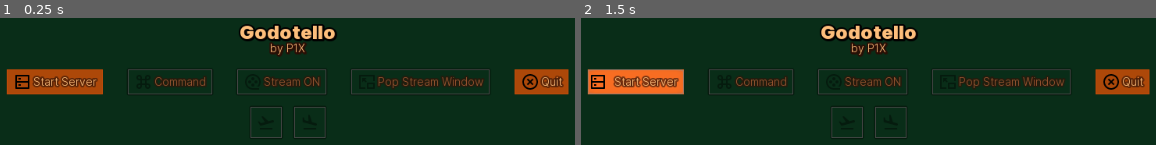
Above: before the commit, frames 1-2 (left to right).
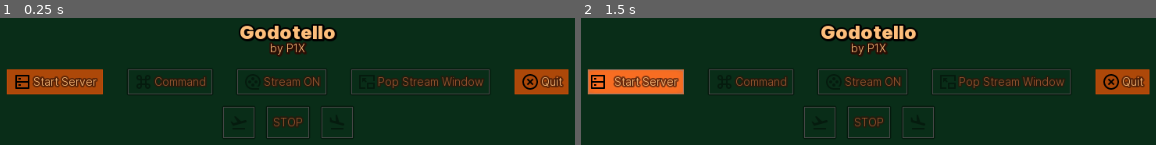
Above: after the commit, the same moments.

Repository: w84death/godotello
Game: Godot game, scene res://main.tscn
The game is run twice, just before and just after one commit, with the same random seed, the same clock (stepped at 60 frames per second) and the same inputs.
Inputs:
- Up to frame 1 (0.25 s): no input
- Up to frame 2 (1.5 s): tap Enter at 0.5 s; click "Start Server" at 1.25 s

The runs differ from the first frame. In frame 1, 0.8% of the frame differs, in the area x 38-62%, y 70-95%; in frame 2, 0.8%.

Commit message:
added stop (hoover) functionality

Diff:
--- a/main.tscn
+++ b/main.tscn
@@ -108,7 +108,6 @@
 icon = ExtResource( 8 )
 
 [node name="auto" type="HBoxContainer" parent="main"]
-editor/display_folded = true
 margin_top = 128.0
 margin_right = 1024.0
 margin_bottom = 168.0
@@ -117,16 +116,23 @@
 alignment = 1
 
 [node name="btn_takeoff" type="Button" parent="main/auto"]
-margin_left = 464.0
-margin_right = 504.0
+margin_left = 429.0
+margin_right = 469.0
 margin_bottom = 40.0
 rect_min_size = Vector2( 40, 40 )
 disabled = true
 icon = ExtResource( 9 )
 
+[node name="btn_stop" type="Button" parent="main/auto"]
+margin_left = 485.0
+margin_right = 539.0
+margin_bottom = 40.0
+disabled = true
+text = "STOP"
+
 [node name="btn_land" type="Button" parent="main/auto"]
-margin_left = 520.0
-margin_right = 560.0
+margin_left = 555.0
+margin_right = 595.0
 margin_bottom = 40.0
 rect_min_size = Vector2( 40, 40 )
 disabled = true
@@ -383,6 +389,7 @@
 [connection signal="button_down" from="main/system/btn_show stream" to="." method="_on_btn_show_stream_button_down"]
 [connection signal="button_down" from="main/system/btn_quit" to="." method="_on_btn_quit_button_down"]
 [connection signal="button_down" from="main/auto/btn_takeoff" to="." method="_on_btn_takeoff_button_down"]
+[connection signal="button_down" from="main/auto/btn_stop" to="." method="_on_btn_stop_button_down"]
 [connection signal="button_down" from="main/auto/btn_land" to="." method="_on_btn_land_button_down"]
 [connection signal="button_down" from="main/controlls/nav_left/right_stick/center/btn_up" to="." method="_on_btn_up_button_down"]
 [connection signal="button_down" from="main/controlls/nav_left/right_stick/vertical/btn_ccw" to="." method="_on_btn_ccw_button_down"]
--- a/server.gd
+++ b/server.gd
@@ -116,3 +116,7 @@
 	speed = value
 	$main/sliders/speed/txt_speed.set_text(str(speed) + ' cm/s')
 	send_command('speed ' + str(speed))
+
+
+func _on_btn_stop_button_down():
+	send_command('stop')
